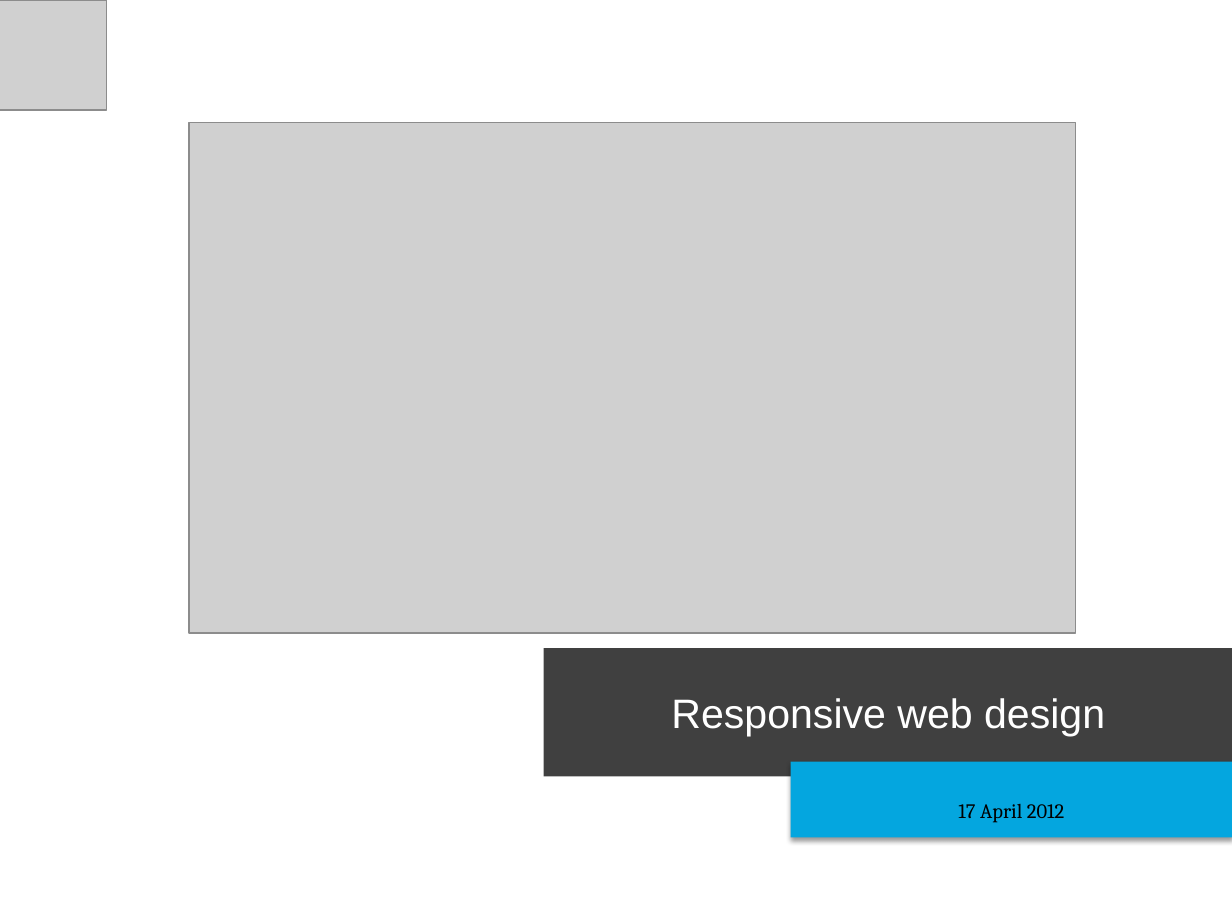
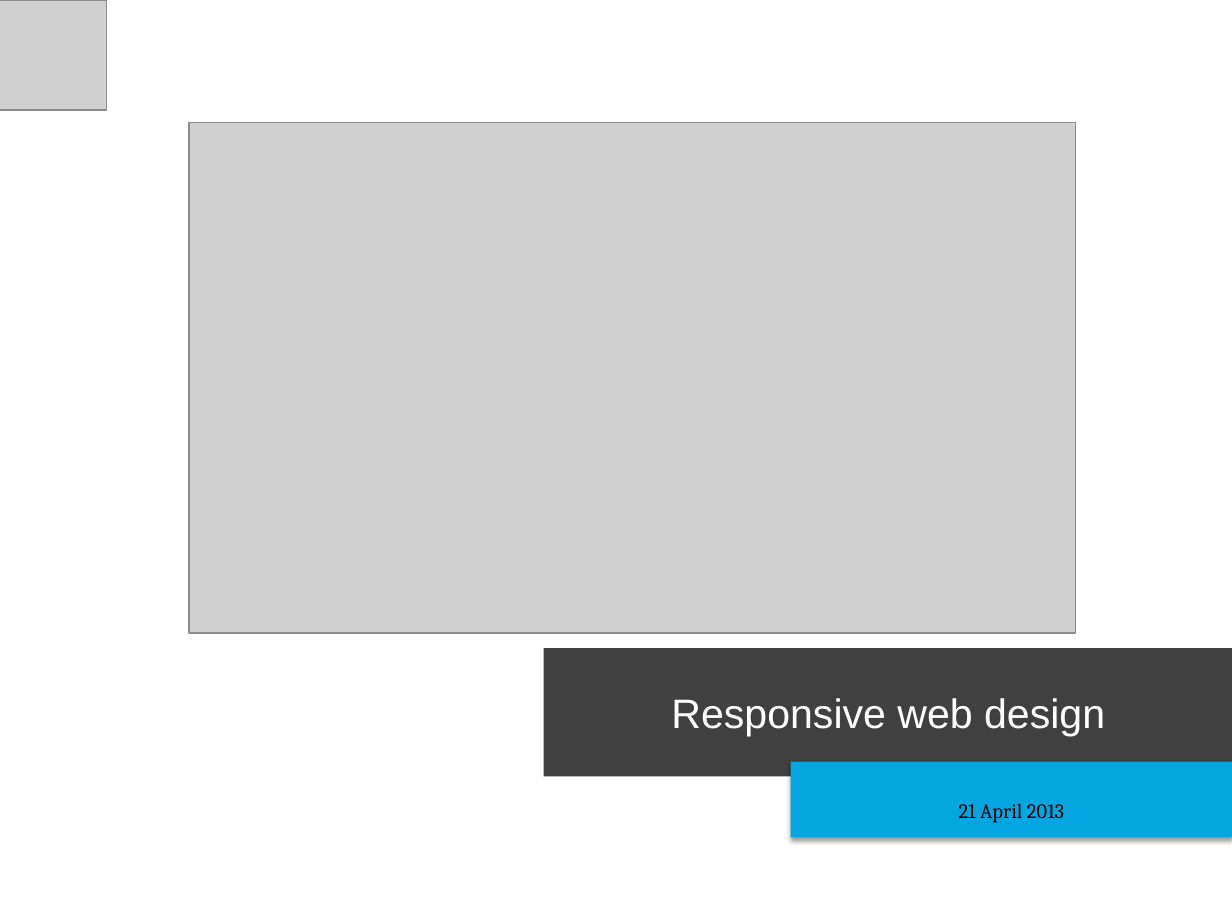
Before and after one commit to eduardocastaneda/exjobb, a slide deck: slide 7 of presentation/exjobbspresentationrecover.pptx. Drawn at 1232x924 pixels with LibreOffice and Linux fonts; fonts in the diff are those of the drawing; grey boxes stand for pictures; background and template pictures are left out. Boxes give left, top, right and bottom in pixels: in the first picture for what was removed or moved away, otherwise in the second. Text is boxed around its words. In the diff, an @@ line names an element or a change of style, - is before the commit and + after.

```diff
--- a/presentation/exjobbspresentationrecover.pptx
+++ b/presentation/exjobbspresentationrecover.pptx
@@ subtitle at (959, 804, 1064, 823): text changed @@
-17 April 2012
+21 April 2013
```
Also in this commit, not shown: 18 other slides changed, 7 other files.
